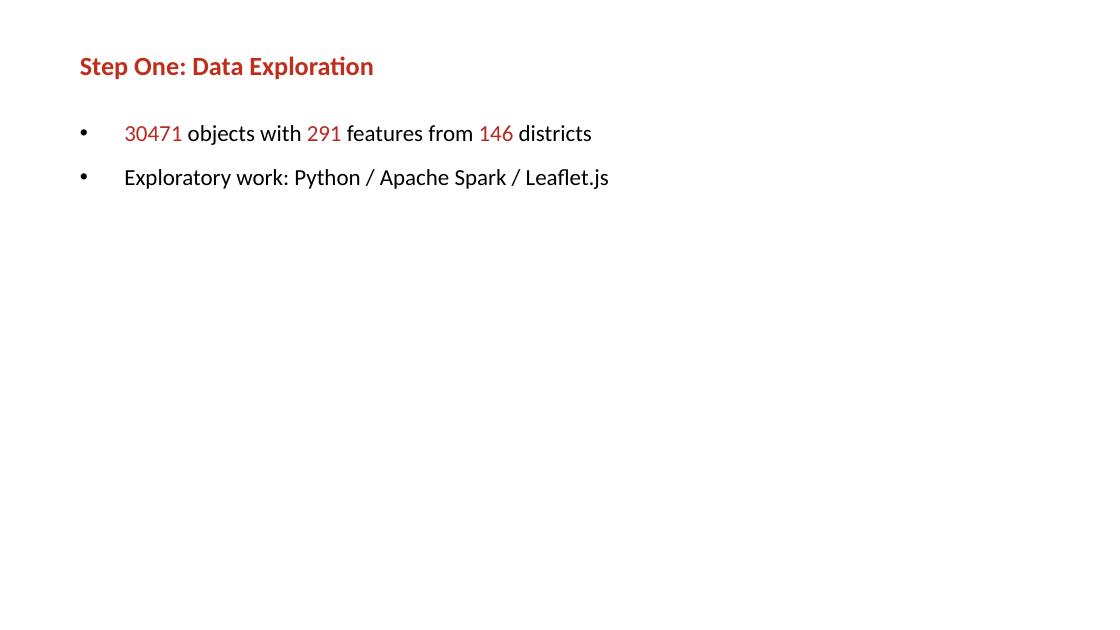
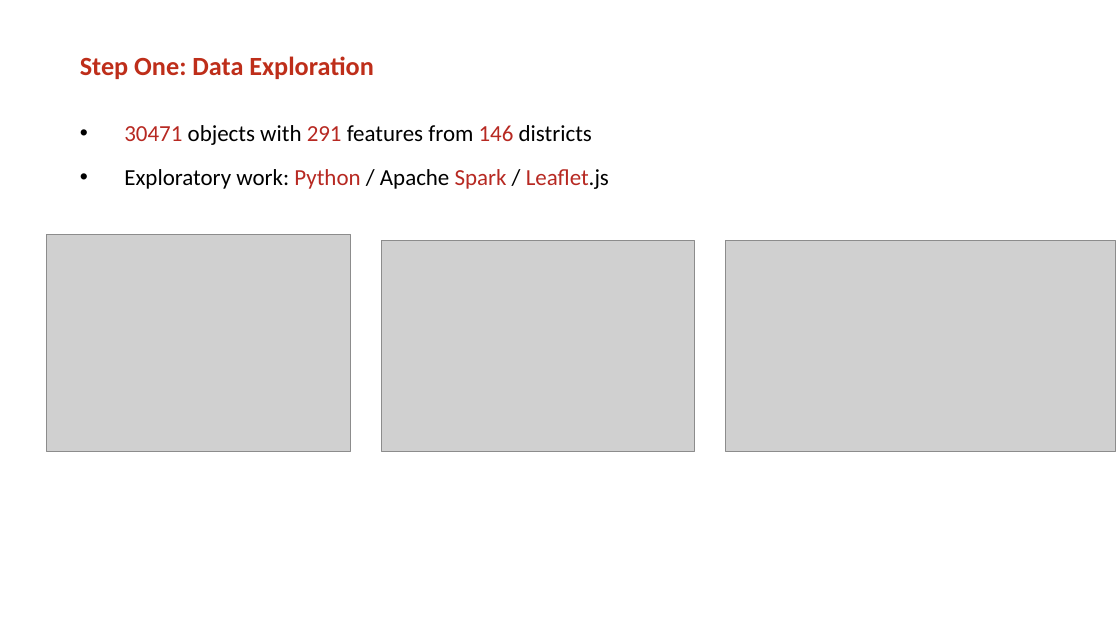
Before and after one commit to mrngm/Classified, a slide deck: slide 3 of Presentatie/Flashtalk 2 (Jeffrey).pptx. Drawn at 1120x630 pixels with LibreOffice and Linux fonts; fonts in the diff are those of the drawing; grey boxes stand for pictures; background and template pictures are left out. Boxes give left, top, right and bottom in pixels: in the first picture for what was removed or moved away, otherwise in the second. Text is boxed around its words. In the diff, an @@ line names an element or a change of style, - is before the commit and + after.

```diff
--- a/Presentatie/Flashtalk 2 (Jeffrey).pptx
+++ b/Presentatie/Flashtalk 2 (Jeffrey).pptx
@@ text at bbox=[124, 169, 609, 189]: text colour #000000 to #B72922 in "Python Spark Leaflet.js" @@
@@ picture added at bbox=[47, 234, 351, 452] @@
@@ picture added at bbox=[382, 240, 695, 451] @@
@@ picture added at bbox=[726, 240, 1116, 451] @@
```
Also in this commit, not shown: 2 other slides changed, 3 other files.
